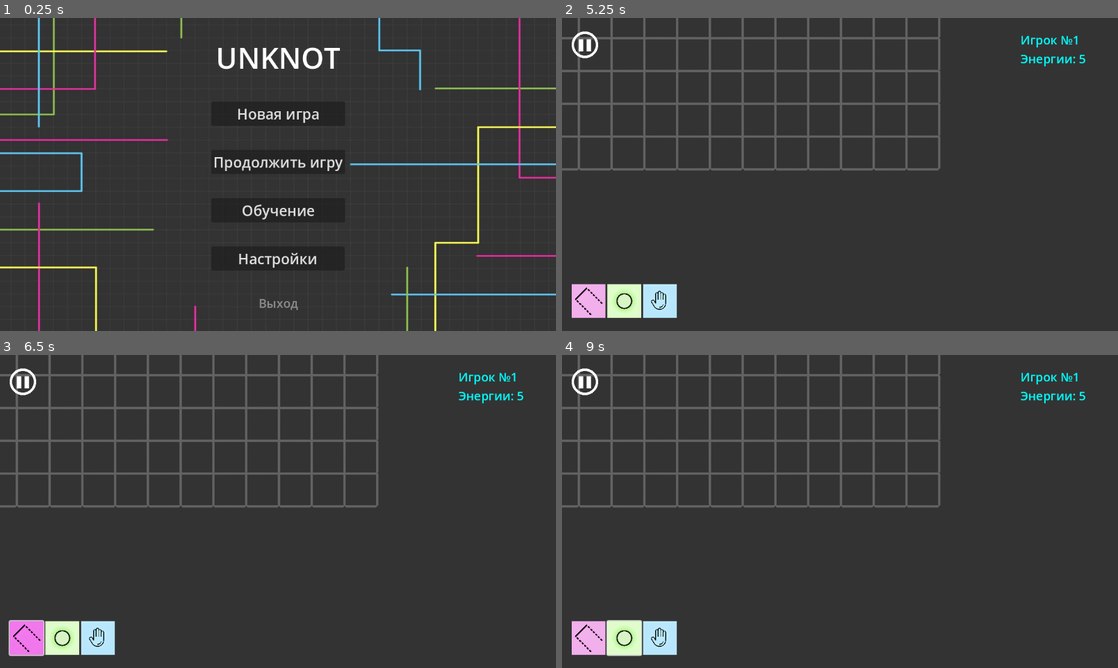
Above: before the commit, frames 1-4 (two rows, left to right).
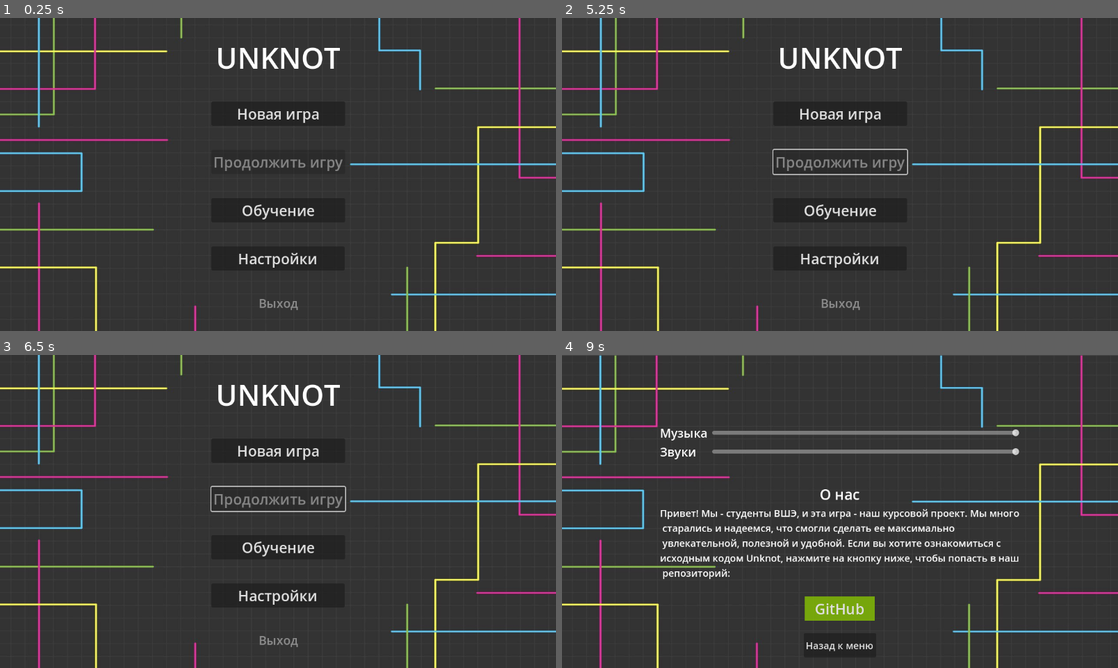
Above: after the commit, the same moments.

Repository: Rwarazor/UnknotGame
Game: Godot game, scene res://Scenes/menu.tscn
The game is run twice, just before and just after one commit, with the same random seed, the same clock (stepped at 60 frames per second) and the same inputs.
Inputs (mouse positions are in pixels of both pictures, inside the frame that each line leads up to):
- Up to frame 1 (0.25 s): no input
- Up to frame 2 (5.25 s): click "Новая игра" at 0.5 s; click "Назад" at 1.25 s; click "Новая игра" at 2 s; click "1" at 2.75 s; click (584, 46) at 3.5 s; click "Меню" at 4.25 s; click (840, 161) at 5 s, where only the run before the commit has a clickable "Продолжить игру"
- Up to frame 3 (6.5 s): click (27, 636) at 5.77 s
- Up to frame 4 (9 s): click (840, 545) at 6.5 s, where only the run after the commit has a clickable "Обучение"; click (840, 655) at 7.25 s, where only the run after the commit has a clickable "Понятно!"; click (623, 636) at 8.02 s; click (840, 596) at 8.75 s, where only the run after the commit has a clickable "Настройки"

The runs differ from the first frame. In frame 1, 0.3% of the frame differs, in the area x 38-62%, y 44-49%; in frame 2, 13%; in frame 3, 13%; in frame 4, 16%, in the area x 0-100%, y 0-100%.
Error in both runs: Invalid call. Nonexistent function 'set_param' in base 'Node'. (res://Scripts/game.gd:179)

Commit message:
Fix continue without save

Diff:
--- a/project/Scripts/Menu.gd
+++ b/project/Scripts/Menu.gd
@@ -1,6 +1,9 @@
 extends Control
 
 @onready var button_click_sound = $MarginContainer/VBoxContainer/ButtonClickSound
+
+func _ready():
+	$MarginContainer/VBoxContainer/ContinueGameButton.disabled = !FileAccess.file_exists("user://game.save")
 
 func _on_new_game_button_pressed():
 	button_click_sound.play()
